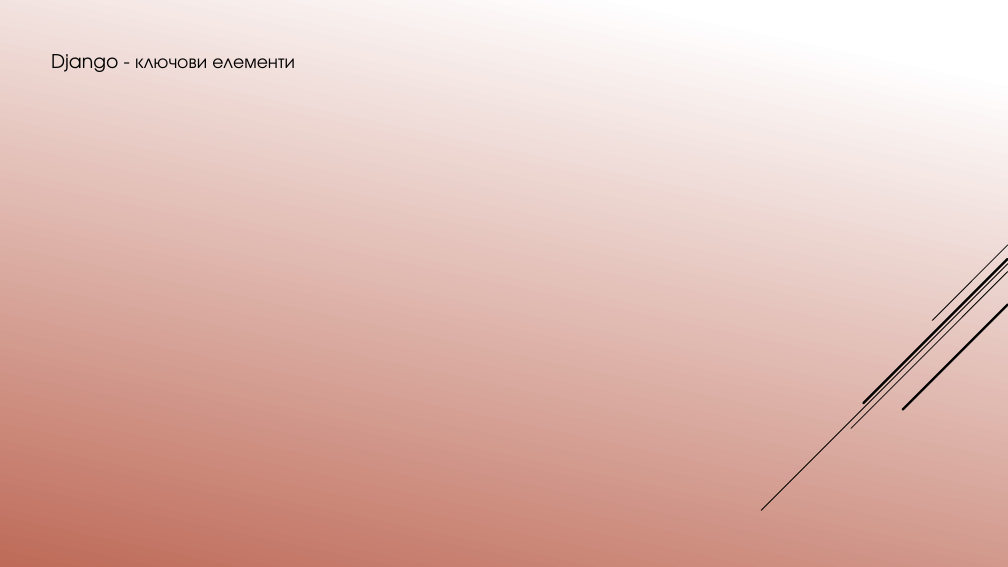
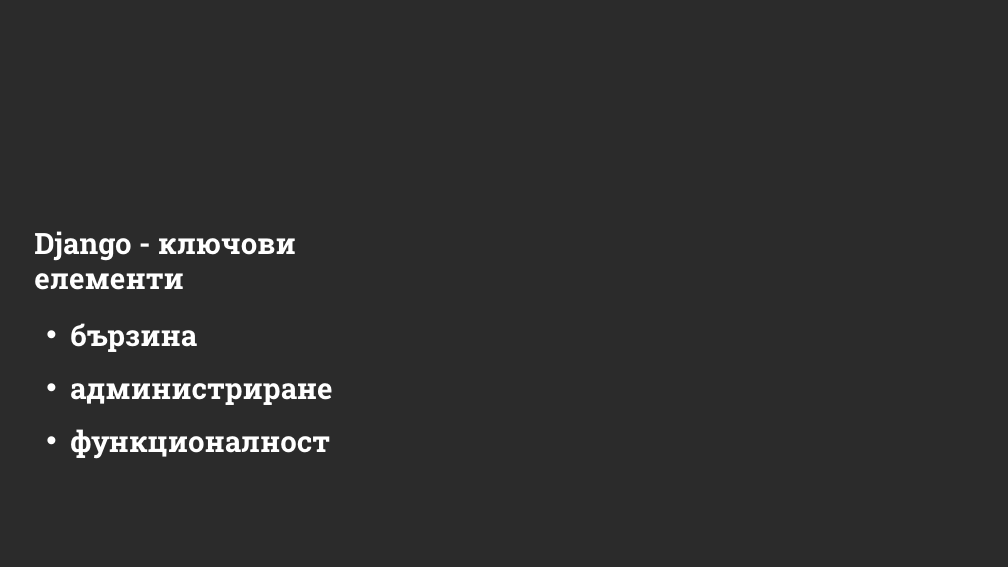
Before and after one commit to pgee-dzi2024/Theme_16, a slide deck: slide 4 of 16 Мария Денизова/Защита теория.pptx. Drawn at 1008x567 pixels with LibreOffice and Linux fonts; fonts in the diff are those of the drawing; background and template pictures are left out; a plain dark background stands for a picture behind light text. Boxes give left, top, right and bottom in pixels: in the first picture for what was removed or moved away, otherwise in the second. Text is boxed around its words. In the diff, an @@ line names an element or a change of style, - is before the commit and + after.

```diff
--- a/16 Мария Денизова/Защита теория.pptx
+++ b/16 Мария Денизова/Защита теория.pptx
@@ background gradient #FFFFFF to #C26A56 to picture (left out) @@
@@ text "Django - ключови елементи": place and size @@
-text "Django - ключови елементи" at [51,54,295,72]
+text "Django - ключови елементи" at [34,231,296,290]
@@ text "Django - ключови елементи" at [34,231,296,290]: size 18 to 28 pt, font TeX Gyre Adventor to Roboto Slab, text colour #000000 to #FFFFFF, bold on @@
@@ text added at [70,323,333,459], 28 pt, text #FFFFFF, bold @@
+• бързина
+• администриране
+• функционалност
@@ group removed at [761,245,1008,510]: 5 lines @@
```
Also in this commit, not shown: 6 other slides changed, 2 slides added, 2 slides removed, 18 other files.
